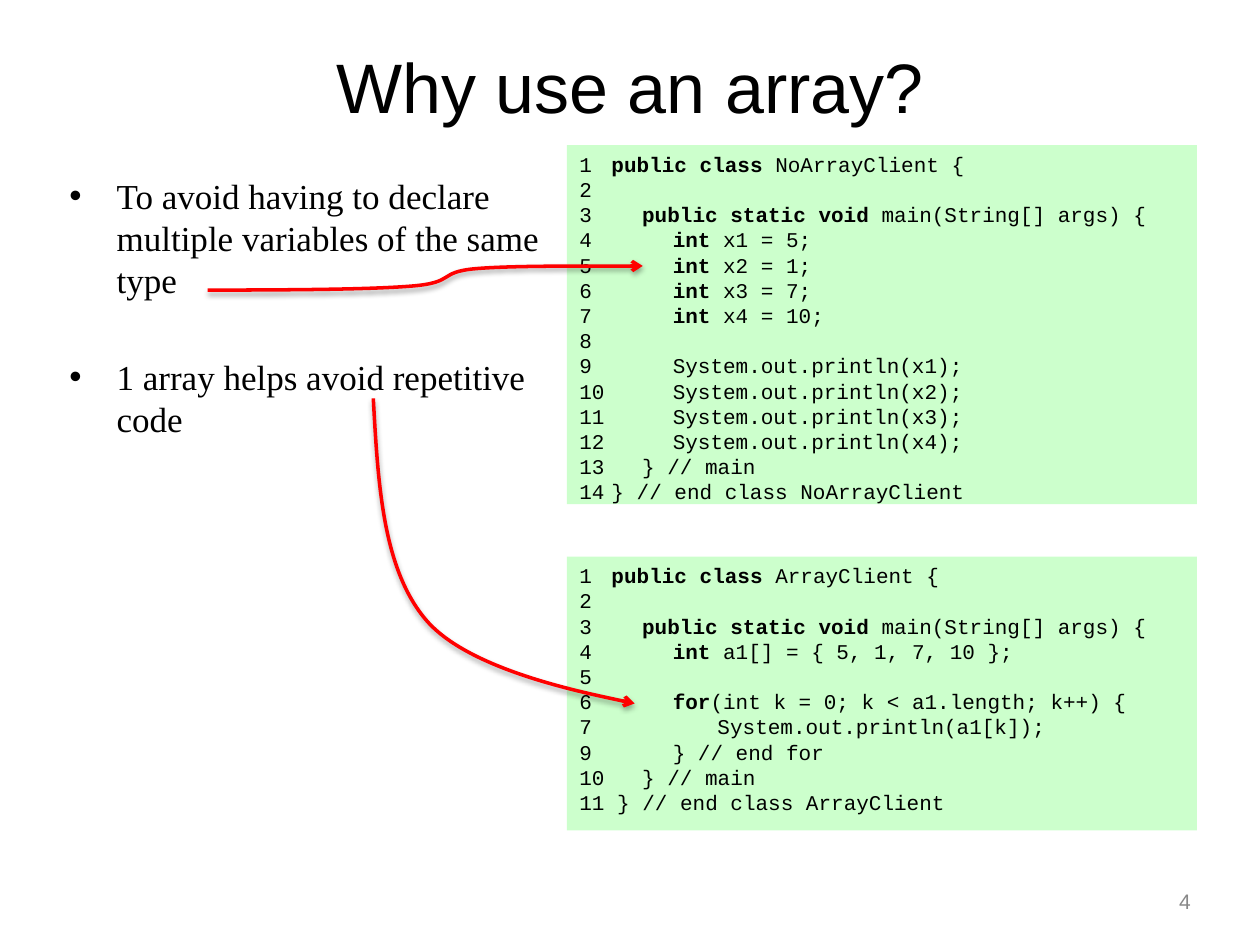
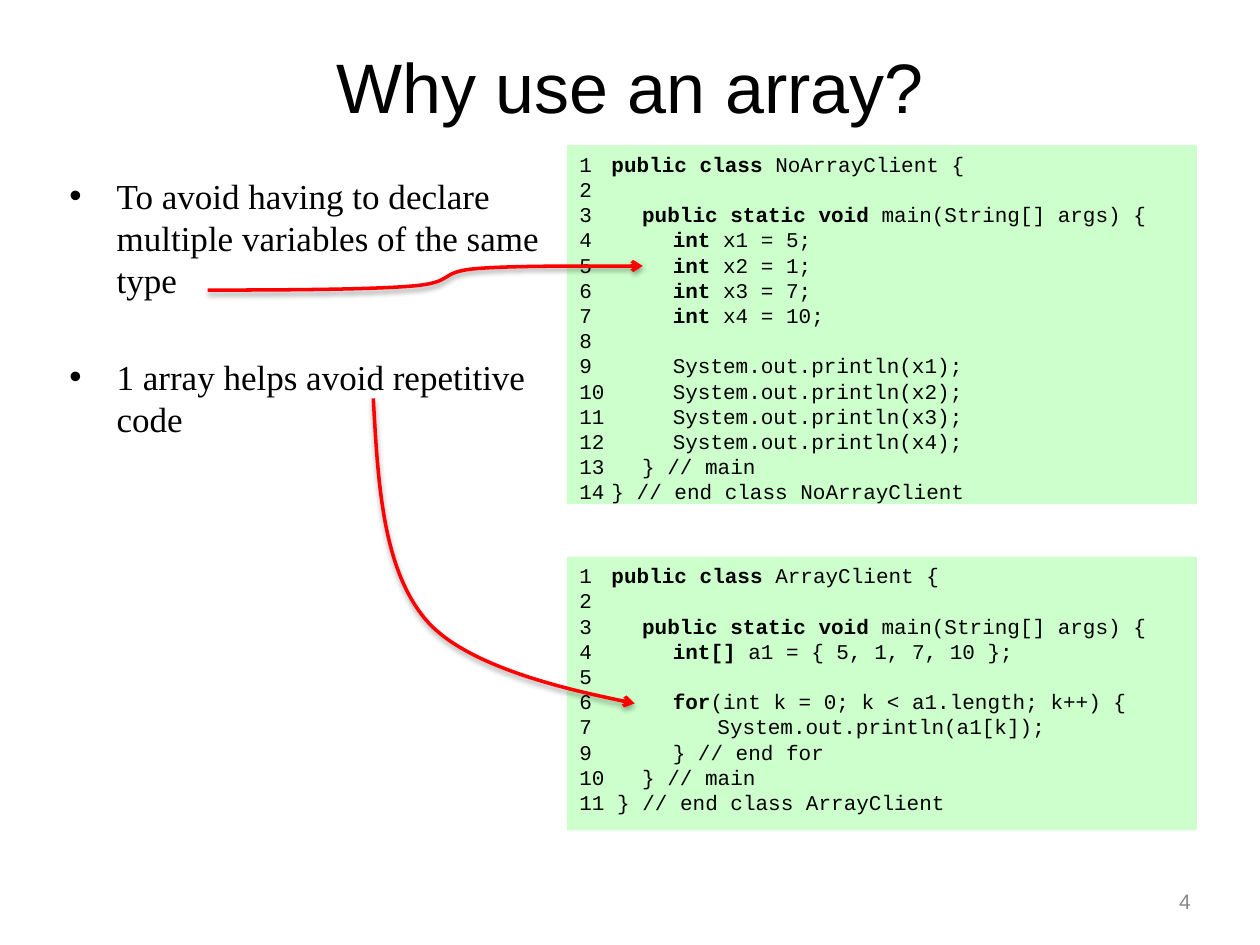
Before and after one commit to RHIT-CSSE/csse220, a slide deck: slide 4 of ClassMaterials/ArraysAndLists/Slides/Part2-JavaBuiltInArrays.pptx. Drawn at 1260x945 pixels with LibreOffice and Linux fonts; fonts in the diff are those of the drawing. Boxes give left, top, right and bottom in pixels: in the first picture for what was removed or moved away, otherwise in the second. Text is boxed around its words. In the diff, an @@ line names an element or a change of style, - is before the commit and + after.

Commit message:
fix typo array notation

```diff
--- a/ClassMaterials/ArraysAndLists/Slides/Part2-JavaBuiltInArrays.pptx
+++ b/ClassMaterials/ArraysAndLists/Slides/Part2-JavaBuiltInArrays.pptx
@@ text in rectangle at [579, 644, 975, 664]: text changed @@
-4 int a1[] = { 5, 1, 7, 10 };
+4 int[] a1 = { 5, 1, 7, 10 };
```
